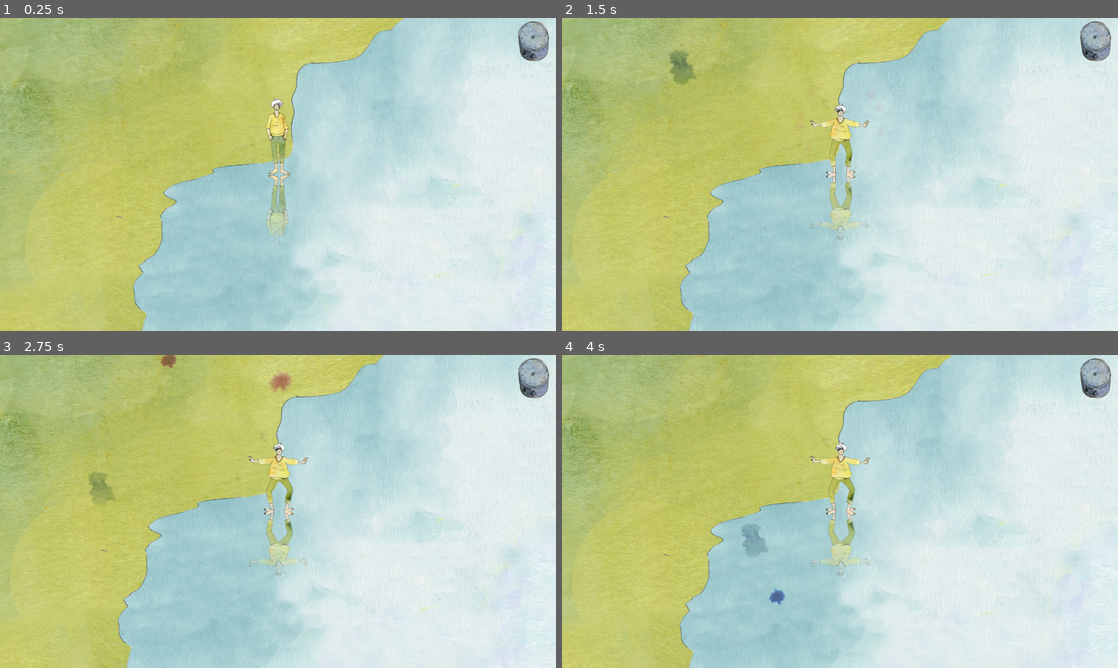
Above: before the commit, frames 1-4 (two rows, left to right).
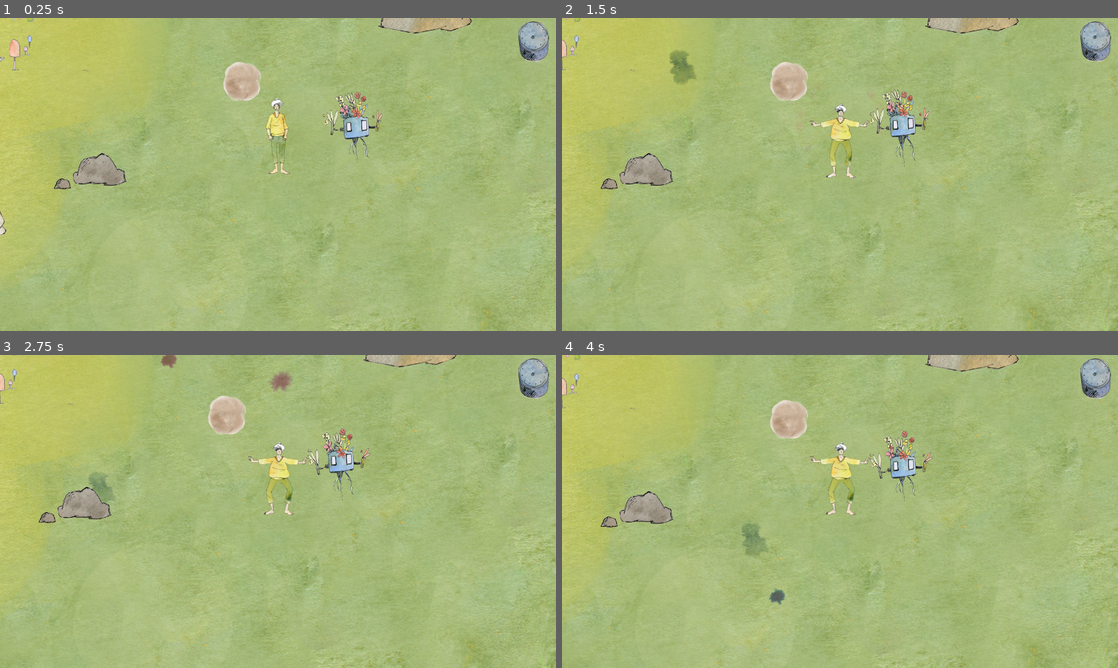
Above: after the commit, the same moments.

Repository: AxellBoue/GGJ16
Game: Godot game, scene res://scenes/main.tscn
Two runs of this game, one before a commit and one after it. Both use one fixed random seed, a clock stepped at 60 frames per second and the inputs below. The engine's default icon, where the game draws it, is replaced by a stand-in: a white triangle on a blue panel in a dark square.
Inputs:
- Up to frame 1 (0.25 s): no input
- Up to frame 2 (1.5 s): hold D (droite) 0.53-1.28 s; hold R (fleur) 0.53-1.28 s; tap A (saut) at 0.77, 1.07 s; tap E (pied) at 0.8, 1.35 s; hold S (bas) from 1.28 s (still down)
- Up to frame 3 (2.75 s): tap A (saut) at 1.52, 1.55, 1.82 s; release S (bas) at 2.03 s; hold D (droite) from 2.03 s (still down); hold A (saut) from 2.03 s (still down); tap R (fleur) at 2.3 s
- Up to frame 4 (4 s): release D (droite) at 2.78 s; release A (saut) at 2.78 s; hold Z (haut) 2.78-3.53 s; tap R (fleur) at 2.85 s; tap A (saut) at 3.02, 3.32, 3.77, 3.8 s; tap E (pied) at 3.05 s; hold Q (gauche) from 3.53 s (still down); hold E (pied) from 3.53 s (still down)

The runs differ from the first frame. In frame 1, 84% of the frame differs, in the area x 0-100%, y 0-100%; in frame 2, 85%; in frame 3, 85%; in frame 4, 85%.

Commit message:
monstre bleu 1

Diff:
--- a/scenes/main.tscn
+++ b/scenes/main.tscn
@@ -6,6 +6,7 @@
 [ext_resource path="res://obj/camera box.tscn" type="PackedScene" id=4]
 [ext_resource path="res://obj/perso.tscn" type="PackedScene" id=5]
 [ext_resource path="res://obj/interactions/cercle champi.tscn" type="PackedScene" id=6]
+[ext_resource path="res://sprites/monstres/lvl1_bleu/monstreBleu030000.png" type="Texture" id=7]
 [ext_resource path="res://obj/interactions/lapin.tscn" type="PackedScene" id=8]
 [ext_resource path="res://sprites/decor/lac2.png" type="Texture" id=9]
 [ext_resource path="res://sprites/decor/fond_map.jpg" type="Texture" id=10]
@@ -27,6 +28,13 @@
 [ext_resource path="res://obj/sprite perso.tscn" type="PackedScene" id=26]
 [ext_resource path="res://sprites/decor/lacMasque.png" type="Texture" id=27]
 [ext_resource path="res://scripts/lac.gd" type="Script" id=28]
+[ext_resource path="res://sprites/monstres/lvl1_bleu/monstreBleu030001.png" type="Texture" id=29]
+[ext_resource path="res://sprites/monstres/lvl1_bleu/monstreBleu030005.png" type="Texture" id=30]
+[ext_resource path="res://sprites/monstres/lvl1_bleu/monstreBleu030004.png" type="Texture" id=31]
+[ext_resource path="res://sprites/monstres/lvl1_bleu/monstreBleu030006.png" type="Texture" id=32]
+[ext_resource path="res://sprites/monstres/lvl1_bleu/monstreBleu030002.png" type="Texture" id=33]
+[ext_resource path="res://sprites/monstres/lvl1_bleu/monstreBleu030003.png" type="Texture" id=34]
+[ext_resource path="res://scripts/monstres/monstreBleu1.gd" type="Script" id=35]
 
 [sub_resource type="RectangleShape2D" id=1]
 extents = Vector2( 901.428, 838.482 )
@@ -42,6 +50,17 @@
 
 [sub_resource type="ShaderMaterial" id=3]
 shader = SubResource( 2 )
+
+[sub_resource type="SpriteFrames" id=4]
+animations = [ {
+"frames": [ ExtResource( 7 ), ExtResource( 29 ), ExtResource( 33 ), ExtResource( 34 ), ExtResource( 31 ), ExtResource( 30 ), ExtResource( 32 ) ],
+"loop": true,
+"name": "default",
+"speed": 5.0
+} ]
+
+[sub_resource type="RectangleShape2D" id=5]
+extents = Vector2( 28.5066, 18.3276 )
 
 [node name="scene" type="Node2D"]
 
@@ -67,7 +86,7 @@
 [node name="camera box" parent="." instance=ExtResource( 4 )]
 
 [node name="perso" parent="." instance=ExtResource( 5 )]
-position = Vector2( 1959.72, 2219.58 )
+position = Vector2( 1680.33, 996.319 )
 z_index = 2000
 
 [node name="decor" type="Node2D" parent="."]
@@ -76,7 +95,7 @@
 
 [node name="arbre02" parent="decor/arbres" instance=ExtResource( 11 )]
 position = Vector2( 1057.24, 446.173 )
-frame = 15
+frame = 9
 playing = true
 
 [node name="arbre_simple" parent="decor/arbres" instance=ExtResource( 12 )]
@@ -84,7 +103,7 @@
 
 [node name="sapin" parent="decor/arbres" instance=ExtResource( 13 )]
 position = Vector2( 245.715, 616.099 )
-frame = 10
+frame = 4
 
 [node name="buissons" type="Node2D" parent="decor"]
 
@@ -215,6 +234,7 @@
 }
 
 [node name="reflet sprite perso" parent="decor/lac/Light2D" instance=ExtResource( 26 )]
+visible = false
 light_mask = 2
 material = SubResource( 3 )
 position = Vector2( 270.559, -939.081 )
@@ -233,3 +253,28 @@
 }
 
 [node name="lapin" parent="." instance=ExtResource( 8 )]
+
+[node name="monstres" type="Node2D" parent="."]
+
+[node name="montre bleu 1" type="KinematicBody2D" parent="monstres"]
+position = Vector2( 1864.81, 1007.98 )
+scale = Vector2( 0.8, 0.8 )
+script = ExtResource( 35 )
+
+[node name="anim" type="AnimatedSprite" parent="monstres/montre bleu 1"]
+scale = Vector2( 1, 1 )
+frames = SubResource( 4 )
+offset = Vector2( 3.87402, -196.905 )
+
+[node name="Area2D" type="Area2D" parent="monstres/montre bleu 1"]
+scale = Vector2( 1, 1 )
+
+[node name="CollisionPolygon2D" type="CollisionPolygon2D" parent="monstres/montre bleu 1/Area2D"]
+position = Vector2( 0.936279, 0 )
+polygon = PoolVector2Array( -32.0361, -73.6996, -86.3499, -54.9707, -119.125, -21.2588, -110.698, 36.8005, -71.3667, 59.2753, -3.94287, 70.5126, 75.6545, 60.2117, 116.858, 28.3727, 113.112, -37.1783, 59.7351, -72.7631 )
+
+[node name="CollisionShape2D" type="CollisionShape2D" parent="monstres/montre bleu 1"]
+position = Vector2( -5.255, 0 )
+shape = SubResource( 5 )
+
+[node name="Timer" type="Timer" parent="monstres/montre bleu 1"]
--- a/scenes/main2.tscn
+++ b/scenes/main2.tscn
@@ -6,6 +6,7 @@
 [ext_resource path="res://obj/bords4Directions.tscn" type="PackedScene" id=4]
 [ext_resource path="res://obj/decor/sapin brume.tscn" type="PackedScene" id=5]
 [ext_resource path="res://sprites/decor/brume_texture.jpg" type="Texture" id=6]
+[ext_resource path="res://obj/popPluie.tscn" type="PackedScene" id=7]
 
 [sub_resource type="Shader" id=1]
 code = "shader_type canvas_item;
@@ -23,7 +24,7 @@
 
 [sub_resource type="ShaderMaterial" id=2]
 shader = SubResource( 1 )
-shader_param/distancePlayer = 200.0
+shader_param/distancePlayer = 409.615
 shader_param/brumeTex = ExtResource( 6 )
 
 [sub_resource type="ShaderMaterial" id=3]
@@ -33,7 +34,7 @@
 
 [sub_resource type="ShaderMaterial" id=4]
 shader = SubResource( 1 )
-shader_param/distancePlayer = 100.0
+shader_param/distancePlayer = 112.612
 shader_param/brumeTex = ExtResource( 6 )
 
 [node name="scene" type="Node2D"]
@@ -41,7 +42,7 @@
 [node name="camera box" parent="." instance=ExtResource( 1 )]
 
 [node name="perso" parent="." instance=ExtResource( 2 )]
-position = Vector2( 362.336, 326.315 )
+position = Vector2( 418.969, 360.294 )
 
 [node name="bords" parent="." instance=ExtResource( 4 )]
 
@@ -66,6 +67,7 @@
 material = SubResource( 3 )
 position = Vector2( 532, 740 )
 z_index = 370
+frame = 3
 
 [node name="sapin brume3" parent="decor" instance=ExtResource( 5 )]
 material = SubResource( 4 )
@@ -73,3 +75,7 @@
 z_index = 165
 frame = 8
 playing = false
+
+[node name="popPluie" parent="." instance=ExtResource( 7 )]
+deltaGouttesMin = 1.0
+deltaGouttesMax = 3.0
--- /dev/null
+++ b/scenes/main_pluie.tscn
@@ -0,0 +1,30 @@
+[gd_scene load_steps=6 format=2]
+
+[ext_resource path="res://sprites/decor/fond_map.jpg" type="Texture" id=1]
+[ext_resource path="res://obj/popPluie.tscn" type="PackedScene" id=2]
+[ext_resource path="res://obj/camera box.tscn" type="PackedScene" id=3]
+[ext_resource path="res://obj/perso.tscn" type="PackedScene" id=4]
+[ext_resource path="res://obj/bords4Directions.tscn" type="PackedScene" id=5]
+
+[node name="scene" type="Node2D"]
+
+[node name="camera box" parent="." instance=ExtResource( 3 )]
+
+[node name="perso" parent="." instance=ExtResource( 4 )]
+position = Vector2( 418.969, 360.294 )
+
+[node name="bords" parent="." instance=ExtResource( 5 )]
+
+[node name="fond_map" type="Sprite" parent="."]
+position = Vector2( 1990.51, 1987.57 )
+z_index = -4000
+texture = ExtResource( 1 )
+__meta__ = {
+"_edit_lock_": true
+}
+
+[node name="decor" type="Node2D" parent="."]
+
+[node name="popPluie" parent="." instance=ExtResource( 2 )]
+deltaGouttesMin = 0.03
+deltaGouttesMax = 0.2
--- a/scripts/arbreBrume.gd
+++ b/scripts/arbreBrume.gd
@@ -16,4 +16,5 @@
 
 # Called every frame. 'delta' is the elapsed time since the previous frame.
 func _process(delta):
-	material.set_shader_param("distancePlayer", global_position.distance_to(perso.global_position))
+	if not Engine.editor_hint:
+		material.set_shader_param("distancePlayer", global_position.distance_to(perso.global_position))
--- /dev/null
+++ b/scripts/monstres/monstreBleu1.gd
@@ -0,0 +1,69 @@
+extends KinematicBody2D
+
+onready var perso = get_node("/root/scene/perso")
+var fuis = false
+var fuis_vers_init = false
+var retour = false
+var vitesse = 100
+var position_initiale
+var position_debut_fuite
+
+
+# Called when the node enters the scene tree for the first time.
+func _ready():
+	z_index = global_position.y/2
+	z_as_relative = false
+	$Area2D.connect("body_entered",self,"on_body_entered")
+	$Area2D.connect("body_exited",self,"on_body_exited")
+	position_initiale = global_position
+	$anim.play("default")
+	$Timer.wait_time = 10
+	$Timer.connect("timeout",self,"retour")
+	$Timer.one_shot = true
+
+func _physics_process(delta):
+	if fuis :
+		var mouvement = global_position - perso.position
+		if fuis_vers_init :
+			mouvement = position_initiale - global_position
+		mouvement = mouvement.normalized()
+		move_and_slide(mouvement * vitesse)
+		z_index = global_position.y/2
+		if position_debut_fuite.distance_to(global_position) > 200 :
+			fuis = false
+			fuis_vers_init = false
+			$Timer.start()
+	elif retour :
+		var mouvement = position_initiale - global_position
+		mouvement = mouvement.normalized()
+		move_and_slide(mouvement * vitesse)
+		z_index = global_position.y/2
+		if position_initiale.distance_to(global_position) < 10 :
+			retour = false
+
+
+func on_body_entered(body):
+	if body.name == "perso":
+		body.entre_zone_interactive(self)
+
+
+func on_body_exited(body):
+	if body.name == "perso":
+		body.sort_zone_interactive(self)
+
+
+func area_action(var action):
+	if action == "saut" || action == "pied":
+		retour = false
+		$Timer.stop()
+		position_debut_fuite = global_position
+		if position_initiale.distance_to(global_position) > 400 :
+			fuis_vers_init = true
+		fuis = true
+	if action == "fleur" :
+		print("feedback positif")
+
+
+func retour():
+	retour = true
+	fuis = false
Not shown: 1 places in scenes/main.tscn that only renumber resources
Not shown: 1 places in scenes/main2.tscn that only renumber resources
Binary file added: sprites/monstres/lvl1_bleu/monstreBleu030000.png
Not shown, added: sprites/monstres/lvl1_bleu/monstreBleu030000.png.import
Binary file added: sprites/monstres/lvl1_bleu/monstreBleu030001.png
Not shown, added: sprites/monstres/lvl1_bleu/monstreBleu030001.png.import
Binary file added: sprites/monstres/lvl1_bleu/monstreBleu030002.png
Not shown, added: sprites/monstres/lvl1_bleu/monstreBleu030002.png.import
Binary file added: sprites/monstres/lvl1_bleu/monstreBleu030003.png
Not shown, added: sprites/monstres/lvl1_bleu/monstreBleu030003.png.import
Binary file added: sprites/monstres/lvl1_bleu/monstreBleu030004.png
Not shown, added: sprites/monstres/lvl1_bleu/monstreBleu030004.png.import
(and 4 more such lines)
